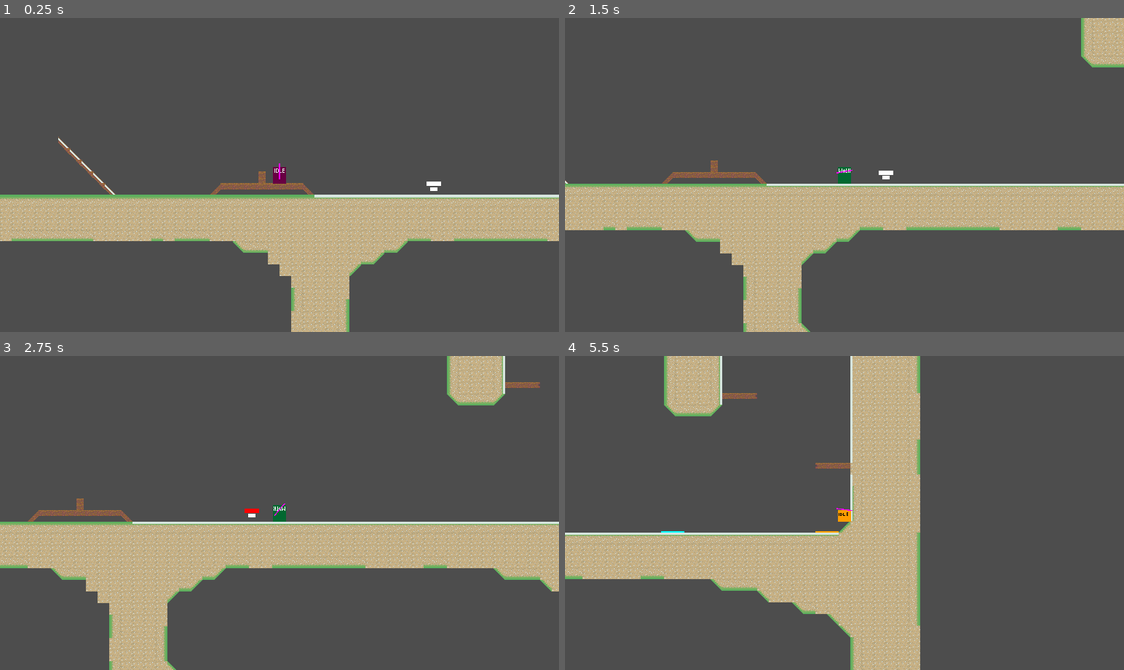
Above: before the commit, frames 1-4 (two rows, left to right).
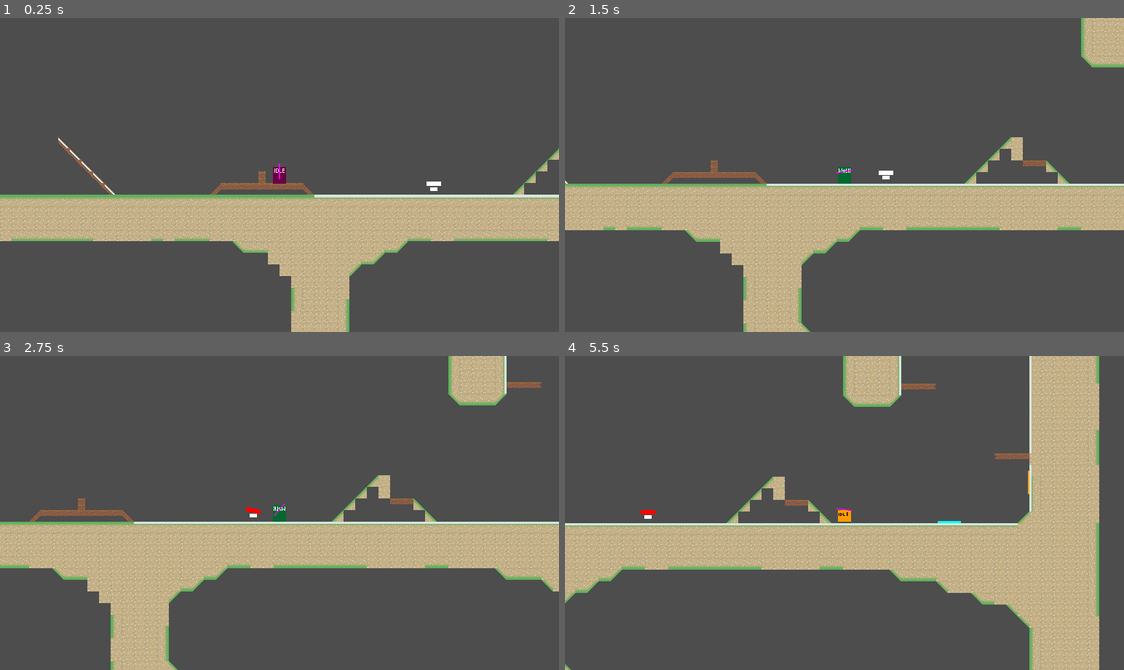
Above: after the commit, the same moments.

Repository: haruo-gabriel/portal2d
Game: Godot game, scene res://levels/level_1/level_scene.tscn
The game is run twice, just before and just after one commit, with the same random seed, the same clock (stepped at 60 frames per second) and the same inputs.
Inputs (mouse positions are in pixels of both pictures, inside the frame that each line leads up to):
- Up to frame 1 (0.25 s): no input
- Up to frame 2 (1.5 s): tap Enter at 0.5 s; move the mouse to (967, 159) at 0.52 s; hold Shift (crouch) 0.53-1.28 s; hold D (move_right) from 0.53 s (still down); tap Space (jump) at 0.77 s; move the mouse to (732, 190) at 1.27 s; click (732, 190) at 1.35 s
- Up to frame 3 (2.75 s): tap Space (jump) at 1.52 s; move the mouse to (335, 443) at 2.02 s; release D (move_right) at 2.03 s; hold A (move_left) from 2.03 s (still down); right-click (335, 443) at 2.1 s
- Up to frame 4 (5.5 s): move the mouse to (816, 575) at 2.77 s; release A (move_left) at 2.78 s; hold D (move_right) 2.78-4.28 s; tap Shift (crouch) at 2.85 s; tap Space (jump) at 3.02, 3.77, 4.52 s; move the mouse to (1012, 560) at 3.52 s; click (1012, 560) at 3.6 s; move the mouse to (676, 465) at 4.27 s; hold A (move_left) 4.28-5.03 s; right-click (676, 465) at 4.35 s; move the mouse to (872, 513) at 5.02 s; hold D (move_right) from 5.03 s (still down); hold Shift (crouch) from 5.03 s (still down)

The runs differ from the first frame. In frame 1, 0.1% of the frame differs, in the area x 91-100%, y 41-57%; in frame 2, 0.5%; in frame 3, 10%; in frame 4, 40%, in the area x 0-96%, y 0-100%.

Commit message:
Adding functionality to active

Diff:
--- a/godot project/characters/turret/scripts/states/active.gd
+++ b/godot project/characters/turret/scripts/states/active.gd
@@ -8,5 +8,6 @@
 func exit() -> void:
 	turret.modulate = Color.WHITE
 
-func _process(delta: float) -> void:
-	pass
+func physics_update(delta: float) -> void:
+
+	turret.angle = move_toward(turret.angle, angle_to_player, .1)
--- a/godot project/characters/turret/scripts/states/idle.gd
+++ b/godot project/characters/turret/scripts/states/idle.gd
@@ -7,7 +7,5 @@
 
 func update(_delta: float) -> void:
 
-	var angle_to: float = (player.position - turret.position).angle()
-
-	if angle_to >= turret.minimum_angle and angle_to <= turret.maximum_angle:
+	if angle_to_player >= turret.minimum_angle and angle_to_player <= turret.maximum_angle:
 		transitioned.emit(self, "Active")
--- a/godot project/characters/turret/scripts/states/turret_state.gd
+++ b/godot project/characters/turret/scripts/states/turret_state.gd
@@ -5,11 +5,13 @@
 var turret: Turret
 var player: Player
 
+var angle_to_player: float
+
 func start() -> void:
 	turret = entity
 
 func _ready() -> void:
 	pass
 
-func _process(_delta: float) -> void:
-	pass
+func _physics_process(delta) -> void:
+	angle_to_player = (player.position - turret.position).angle()
--- a/godot project/levels/level_1/level_scene.tscn
+++ b/godot project/levels/level_1/level_scene.tscn
@@ -10,7 +10,7 @@
 tile_set = ExtResource("1_6d6h5")
 format = 2
 layer_0/name = "Terrain"
-layer_0/tile_data = PackedInt32Array(65533, 65536, 0, 131069 …(100765 unchanged characters)… -1572762, 327680, 2, -1638299, 327680, 2)
+layer_0/tile_data = PackedInt32Array(65533, 65536, 0, 131069 …(100765 unchanged characters)… -1572762, 327680, 2, -1638299, 327680, 2, -1441644, 327680, 0, -1507181, 327680, 0, -1507182, 65536, 1, -1507183, 65536, 1, -1572720, 262144, 0, -1638256, 262144, 0, -1638257, 196608, 0, -1572722, 196608, 0, -1507187, 196608, 0, -1441652, 196608, 0)
 layer_1/name = "Portal"
 layer_1/tile_data = PackedInt32Array(-2162534, 196608, 1073741827, -2228070, 196608, 1073741827, -2293606, 196608, 1073 …(8334 unchanged characters)…
 
